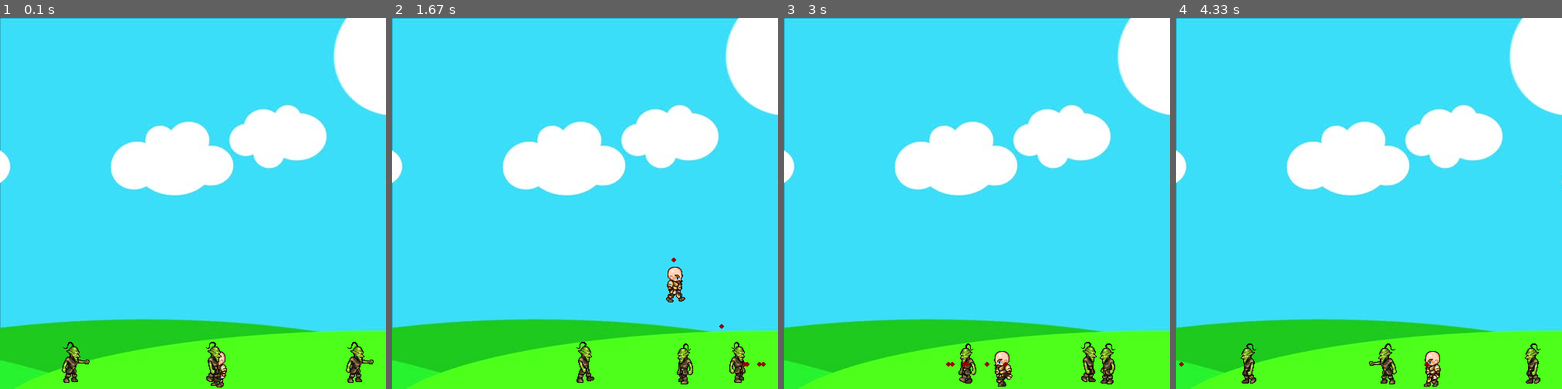
Above: before the commit, frames 1-4 (left to right).
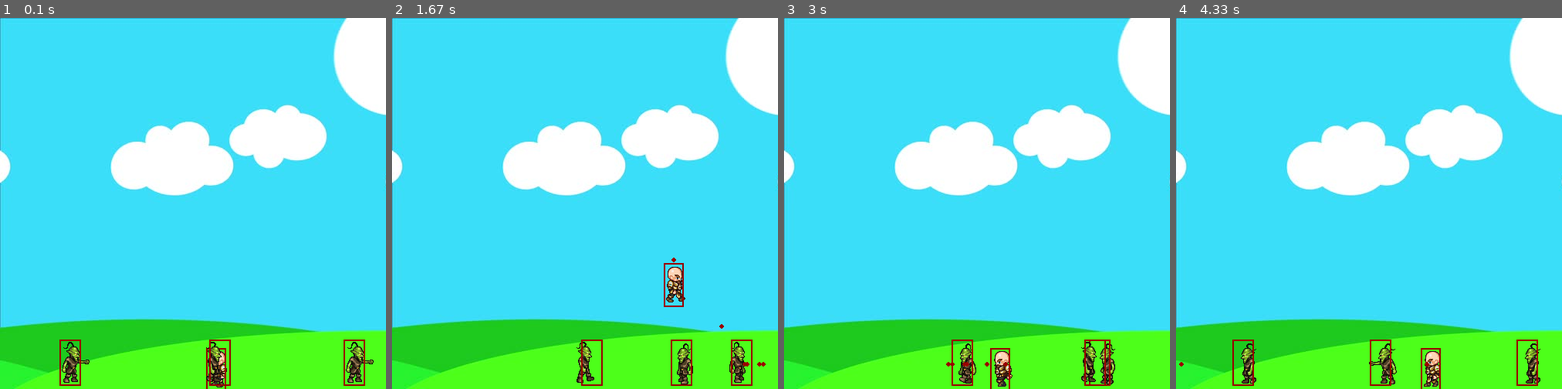
Above: after the commit, the same moments.

Repository: TerriblyClever/pygame_design
Game: pygame game, started from oop_practice_version.py
The game is run twice, just before and just after one commit, with the same random seed, the same clock (stepped at 60 frames per second) and the same inputs.
Inputs:
- Up to frame 1 (0.1 s): no input
- Up to frame 2 (1.67 s): tap Space at 0.33, 0.73, 1.03, 1.23, 1.57 s; hold Right 0.67-1.13 s; hold Up 1.17-1.47 s; hold Right from 1.5 s (still down)
- Up to frame 3 (3 s): tap Space at 1.87, 2.07, 2.37, 2.63, 2.93 s; release Right at 1.97 s; hold Left 2-2.53 s; hold Left 2.57-2.97 s
- Up to frame 4 (4.33 s): hold Up 3-3.37 s; tap Space at 3.07, 3.47, 3.77, 4.13 s; hold Right 3.4-4.03 s; hold Left from 4.07 s (still down)

The runs differ from the first frame. In frame 1, 0.5% of the frame differs, in the area x 15-95%, y 86-100%; in frame 2, 0.6%, in the area x 49-94%, y 66-100%; in frame 3, 0.4%; in frame 4, 0.5%.

Commit message:
begun adding hitboxes and checking for collisions

Diff:
--- a/enemy_class.py
+++ b/enemy_class.py
@@ -26,8 +26,9 @@
         self.path = [-32, GAME_WINDOW_X - 32]
         self.walk_count = walk_count
         self.velocity = random.randint(3, 6)
+        self.hitbox = (self.x_coord + 20, self.y_coord, 28, 60)
 
-    def draw(self, GAME_WINDOW):
+    def draw(self, game_window):
         self.move()
         if self.walk_count + 1 >= 33:
             self.walk_count = 0
@@ -39,6 +40,10 @@
         else: #means the sprite is moving to the left
             GAME_WINDOW.blit(self.walk_left[self.walk_count//3], (self.x_coord, self.y_coord))
             self.walk_count += 1
+        #redefining the dimensions of the hitbox based on the current location of the player sprite
+        self.hitbox = (self.x_coord + 20, self.y_coord, 28, 60)
+        #draw the hitbox as a rectangle in the game window, around the player (WHHS Red)
+        pygame.draw.rect(game_window, (153,0,0), self.hitbox, 2)
 
     def move(self):
         if self.velocity > 0: #indicates the character is moving to the right
@@ -51,3 +56,6 @@
                 self.x_coord += self.velocity
             else:
                 self.velocity *= -1 #reverses the direction of travel
+
+    def hit(self):
+        print("Hit! You sunk my battleship...")
--- a/oop_practice_version.py
+++ b/oop_practice_version.py
@@ -9,7 +9,6 @@
 pygame.display.set_caption("Change This Title Later")
 
 clock = pygame.time.Clock()
-
 
 def redraw_game_window():
     """Primary method to redraw the game window at the end of each Main Loop iteration."""
@@ -30,6 +29,7 @@
 goblin2 = Enemy(random.randint(32, GAME_WINDOW_X - 64), GAME_WINDOW_BOTTOM, 64, 64, GAME_WINDOW_X - 32, random.randint(0, 33))
 goblin3 = Enemy(random.randint(32, GAME_WINDOW_X - 64), GAME_WINDOW_BOTTOM, 64, 64, GAME_WINDOW_X - 32, random.randint(0, 33))
 
+#collection of instances from the Projectile class
 bullets = [] #list for keeping track of all bullet sprites
 #MAIN GAME LOOP
 def main_game_loop():
@@ -43,6 +43,11 @@
                 run = False
 
         for bullet in bullets:
+            if (bullet.y_coord - bullet.radius < goblin.hitbox[1] + goblin.hitbox[3] and
+                bullet.y_coord + bullet.radius > goblin.hitbox[1]):
+                if (bullet.x_coord + bullet.radius > goblin.hitbox[0] and
+                    bullet.x_coord - bullet.radius < goblin.hitbox[0] + goblin.hitbox[2]):
+                    goblin.hit()
             if bullet.x_coord < 500 and bullet.x_coord > 0:
                 bullet.x_coord += bullet.velocity
             else:
--- a/player_class.py
+++ b/player_class.py
@@ -28,6 +28,7 @@
         self.left = False
         self.walk_count = 0
         self.standing = True
+        self.hitbox = (self.x_coord + 17, self.y_coord + 11, 26, 57)
 
     def draw(self, game_window):
         """Player class method for re-drawing the sprite on the game_window surface."""
@@ -45,3 +46,7 @@
                 game_window.blit(self.walk_right[0], (self.x_coord, self.y_coord))
             else:
                 game_window.blit(self.walk_left[0], (self.x_coord, self.y_coord))
+        #redefining the dimensions of the hitbox based on the current location of the player sprite
+        self.hitbox = (self.x_coord + 17, self.y_coord + 11, 26, 57)
+        #draw the hitbox as a rectangle in the game window, around the player (WHHS Red)
+        pygame.draw.rect(game_window, (153,0,0), self.hitbox, 2)
